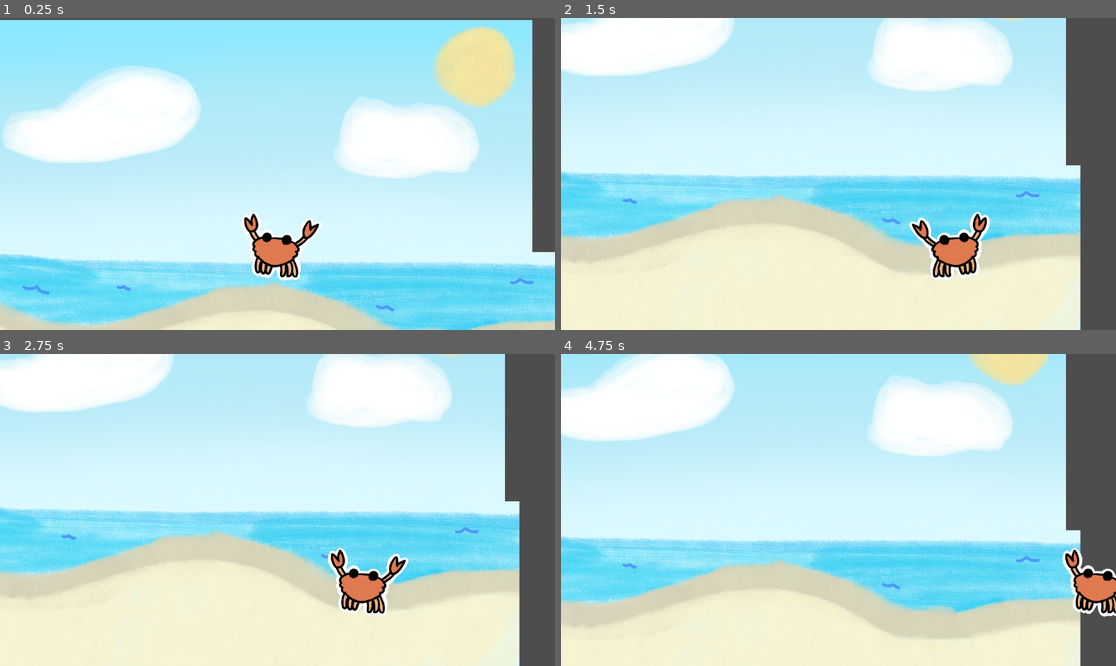
Above: before the commit, frames 1-4 (two rows, left to right).
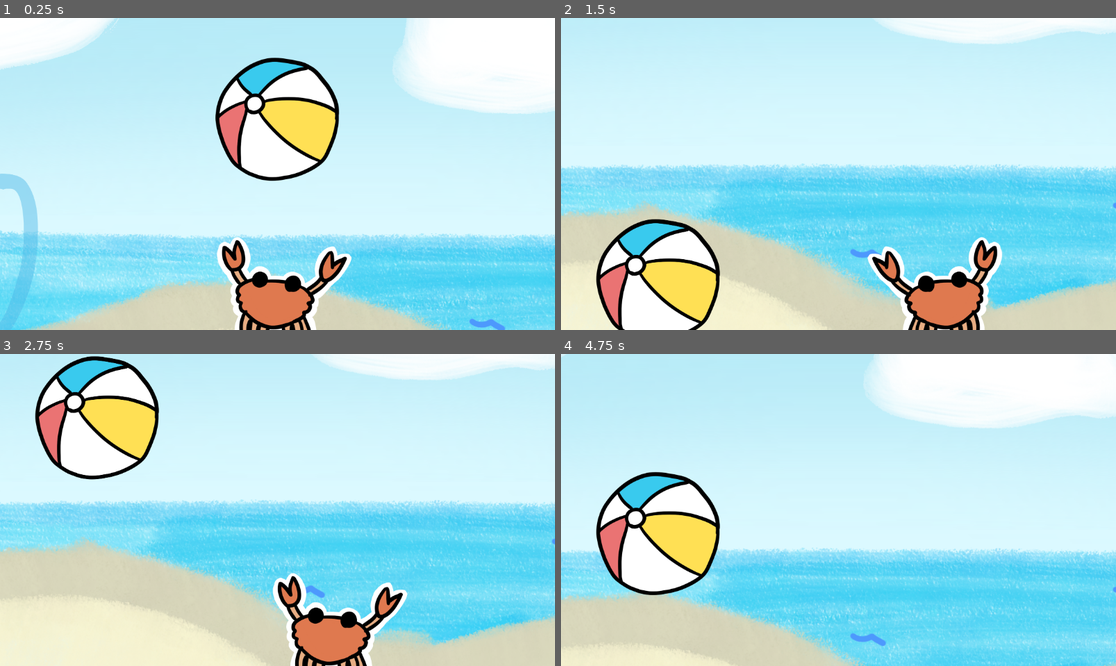
Above: after the commit, the same moments.

Repository: mirrored-chameleon/crabby-uppy
Game: Godot game, scene res://Scenes/game.tscn
Same seed, same stepped clock (60 frames per second), same inputs: the game is played once before the commit and once after it.
Inputs (mouse positions are in pixels of both pictures, inside the frame that each line leads up to):
- Up to frame 1 (0.25 s): no input
- Up to frame 2 (1.5 s): tap Enter at 0.5 s; move the mouse to (960, 158) at 0.52 s; hold Right (ui_right) from 0.53 s (still down); tap Alt at 0.6 s; click (960, 158) at 0.67 s; tap Up (ui_up) at 0.77 s; move the mouse to (727, 189) at 1.27 s; tap Shift at 1.35 s
- Up to frame 3 (2.75 s): tap Up (ui_up) at 1.52 s; move the mouse to (333, 441) at 2.02 s; release Right (ui_right) at 2.03 s; hold Left (ui_left) from 2.03 s (still down); tap Alt at 2.1 s
- Up to frame 4 (4.75 s): move the mouse to (810, 572) at 2.77 s; release Left (ui_left) at 2.78 s; hold Right (ui_right) 2.78-4.28 s; tap Shift at 2.85, 4.35 s; click (810, 572) at 2.92 s; tap Up (ui_up) at 3.02, 3.77, 4.52 s; move the mouse to (1005, 556) at 3.52 s; tap Alt at 3.6 s; move the mouse to (672, 463) at 4.27 s; hold Left (ui_left) from 4.28 s (still down)

The runs differ from the first frame. In frame 1, 62% of the frame differs, in the area x 0-100%, y 0-100%; in frame 2, 54%; in frame 3, 52%; in frame 4, 55%.

Commit message:
Add ball gameplay, scoring, and audio
Introduce a bouncing ball with impact sounds, track score and high score through a global singleton, and add a score display. Update the crab collision area and game scene with revised arena physics, visuals, and beach ambience.

Diff:
--- /dev/null
+++ b/Global.gd
@@ -0,0 +1,4 @@
+extends Node
+
+var score: int
+var highScore: int
--- /dev/null
+++ b/Scenes/ball.gd
@@ -0,0 +1,12 @@
+extends RigidBody2D
+
+@onready var audio_stream_player_2d: AudioStreamPlayer2D = $AudioStreamPlayer2D
+
+
+func _process(delta: float) -> void:
+	for body in get_colliding_bodies():
+		if body is CharacterBody2D:
+			physics_material_override.bounce = 0.0
+			linear_velocity += Vector2(randf_range(-150.0, 150.0), randf_range(-150.0, 150.0))
+			print("HIT")
+			audio_stream_player_2d.play()
--- /dev/null
+++ b/Scenes/ball.tscn
@@ -0,0 +1,32 @@
+[gd_scene format=3 uid="uid://gcj6osajtexa"]
+
+[ext_resource type="Texture2D" uid="uid://dbmddl122rui" path="res://Ball.PNG" id="1_d60mj"]
+[ext_resource type="Script" uid="uid://cxxi8somh20kt" path="res://Scenes/ball.gd" id="1_ij5cq"]
+[ext_resource type="AudioStream" uid="uid://bhb37kvd08kca" path="res://mori_sound-fx-impact-ball-526576.mp3" id="3_376qj"]
+
+[sub_resource type="PhysicsMaterial" id="PhysicsMaterial_d60mj"]
+friction = 0.0
+rough = true
+bounce = 1.0
+
+[sub_resource type="CircleShape2D" id="CircleShape2D_ij5cq"]
+radius = 259.11002
+
+[node name="Ball" type="RigidBody2D" unique_id=1360905847]
+collision_layer = 2
+mass = 1000.0
+physics_material_override = SubResource("PhysicsMaterial_d60mj")
+contact_monitor = true
+max_contacts_reported = 1
+script = ExtResource("1_ij5cq")
+
+[node name="Sprite2D" type="Sprite2D" parent="." unique_id=608729613]
+texture = ExtResource("1_d60mj")
+
+[node name="CollisionShape2D" type="CollisionShape2D" parent="." unique_id=403716425]
+rotation = 2.0943952
+shape = SubResource("CircleShape2D_ij5cq")
+
+[node name="AudioStreamPlayer2D" type="AudioStreamPlayer2D" parent="." unique_id=741799595]
+stream = ExtResource("3_376qj")
+volume_db = 24.0
--- a/Scenes/crab_boy.tscn
+++ b/Scenes/crab_boy.tscn
@@ -3,8 +3,12 @@
 [ext_resource type="Script" uid="uid://c1ybmlgxm040m" path="res://crab_boy.gd" id="1_wu52j"]
 [ext_resource type="Texture2D" uid="uid://7r1m64aptnkt" path="res://Crab.PNG" id="2_aljwa"]
 
-[sub_resource type="CircleShape2D" id="CircleShape2D_jlw6k"]
-radius = 161.37224
+[sub_resource type="CapsuleShape2D" id="CapsuleShape2D_wu52j"]
+radius = 153.0
+height = 378.0
+
+[sub_resource type="RectangleShape2D" id="RectangleShape2D_wu52j"]
+size = Vector2(277.25, 196)
 
 [node name="Crab boy" type="CharacterBody2D" unique_id=36584897]
 script = ExtResource("1_wu52j")
@@ -14,5 +18,15 @@
 texture = ExtResource("2_aljwa")
 
 [node name="CollisionShape2D" type="CollisionShape2D" parent="." unique_id=1322108760]
-position = Vector2(-6, 72)
-shape = SubResource("CircleShape2D_jlw6k")
+position = Vector2(1, 40)
+shape = SubResource("CapsuleShape2D_wu52j")
+
+[node name="Score Checker" type="Area2D" parent="." unique_id=2071121719]
+collision_layer = 0
+collision_mask = 2
+
+[node name="CollisionShape2D" type="CollisionShape2D" parent="Score Checker" unique_id=1560038885]
+position = Vector2(4, -99)
+shape = SubResource("RectangleShape2D_wu52j")
+
+[connection signal="body_entered" from="Score Checker" to="." method="_on_score_checker_body_entered"]
--- a/Scenes/game.tscn
+++ b/Scenes/game.tscn
@@ -1,47 +1,104 @@
 [gd_scene format=3 uid="uid://dwuw2chhk2d5a"]
 
 [ext_resource type="Texture2D" uid="uid://dpcojyin5fn5c" path="res://Background.PNG" id="1_ebmjs"]
+[ext_resource type="FontFile" uid="uid://b2k7ksl5eda28" path="res://SueEllenFrancisco-Regular.ttf" id="1_wowpa"]
+[ext_resource type="PackedScene" uid="uid://gcj6osajtexa" path="res://Scenes/ball.tscn" id="1_wrm1d"]
 [ext_resource type="PackedScene" uid="uid://cedx8smigyx08" path="res://Scenes/crab_boy.tscn" id="2_qxrlw"]
+[ext_resource type="Script" uid="uid://b0tq8udmi067c" path="res://Scenes/label.gd" id="4_3dryh"]
+[ext_resource type="AudioStream" uid="uid://bihcyts57wv0d" path="res://soundreality-baltic-sea-beach-waves-distant-611955.mp3" id="6_i6g32"]
 
-[sub_resource type="RectangleShape2D" id="RectangleShape2D_wrm1d"]
-size = Vector2(5029, 732)
+[sub_resource type="WorldBoundaryShape2D" id="WorldBoundaryShape2D_wrm1d"]
+
+[sub_resource type="WorldBoundaryShape2D" id="WorldBoundaryShape2D_wowpa"]
+normal = Vector2(-100, 0)
+
+[sub_resource type="WorldBoundaryShape2D" id="WorldBoundaryShape2D_3dryh"]
+normal = Vector2(100, 0)
 
 [node name="Game" type="Node2D" unique_id=2058913370]
 
+[node name="Label" type="Label" parent="." unique_id=1774746706]
+z_index = -1
+offset_left = -1362.0
+offset_top = -414.0
+offset_right = 1303.0
+offset_bottom = 1537.0
+theme_override_colors/font_color = Color(0.31285068, 0.72302926, 0.9029743, 0.47058824)
+theme_override_fonts/font = ExtResource("1_wowpa")
+theme_override_font_sizes/font_size = 1000
+text = "Score"
+script = ExtResource("4_3dryh")
+metadata/_edit_use_anchors_ = true
+
 [node name="Parallax2D" type="Parallax2D" parent="." unique_id=666201739]
+z_index = -2
 scroll_scale = Vector2(0.5, 1)
-scroll_offset = Vector2(23, -525)
+scroll_offset = Vector2(0, -525)
 
 [node name="Background" type="Sprite2D" parent="Parallax2D" unique_id=1274658141]
-scale = Vector2(1.7, 1.7)
+position = Vector2(0, 179)
+scale = Vector2(2, 2)
 texture = ExtResource("1_ebmjs")
 region_enabled = true
 region_rect = Rect2(0, 0, 2388, 946.5093)
 
 [node name="Ground Sprite" type="Sprite2D" parent="." unique_id=2100150359]
-position = Vector2(23, 874.5089)
-scale = Vector2(1.7, 1.7)
+z_index = -2
+position = Vector2(23, 1121.509)
+scale = Vector2(2, 2)
 texture = ExtResource("1_ebmjs")
 region_enabled = true
 region_rect = Rect2(0, 969.6715, 2388, 700.55774)
 
+[node name="Ball" parent="." unique_id=1360905847 instance=ExtResource("1_wrm1d")]
+position = Vector2(1, 0)
+
 [node name="Crab boy" parent="." unique_id=36584897 instance=ExtResource("2_qxrlw")]
+z_index = 1
+position = Vector2(0, 511)
 speed = 1200.0
 jump_velocity = -2000.0
 
 [node name="Camera2D" type="Camera2D" parent="Crab boy" unique_id=1902333087]
 position = Vector2(0, -500)
 scale = Vector2(0.2, 0.2)
-zoom = Vector2(0.3, 0.3)
-limit_left = -2350
+zoom = Vector2(0.5, 0.5)
+limit_left = -2200
 limit_top = -1450
-limit_right = 2300
+limit_right = 1900
 limit_bottom = 1649
 limit_smoothed = true
 
 [node name="Ground" type="StaticBody2D" parent="." unique_id=998180693]
 position = Vector2(1933, 1675)
+collision_layer = 5
 
 [node name="CollisionShape2D" type="CollisionShape2D" parent="Ground" unique_id=1006715288]
-position = Vector2(-1773, -236)
-shape = SubResource("RectangleShape2D_wrm1d")
+position = Vector2(-2004, -407)
+scale = Vector2(10, 10)
+shape = SubResource("WorldBoundaryShape2D_wrm1d")
+
+[node name="Wall 2" type="StaticBody2D" parent="." unique_id=650441560]
+position = Vector2(1933, 1675)
+
+[node name="CollisionShape2D" type="CollisionShape2D" parent="Wall 2" unique_id=2091735129]
+position = Vector2(0, -1500)
+scale = Vector2(10, 10)
+shape = SubResource("WorldBoundaryShape2D_wowpa")
+disabled = true
+
+[node name="Wall 1" type="StaticBody2D" parent="." unique_id=264364756]
+
+[node name="CollisionShape2D" type="CollisionShape2D" parent="Wall 1" unique_id=1395018536]
+position = Vector2(-2000, 0)
+scale = Vector2(10, 10)
+shape = SubResource("WorldBoundaryShape2D_3dryh")
+disabled = true
+
+[node name="Music" type="AudioStreamPlayer2D" parent="." unique_id=904305960]
+autoplay = true
+
+[node name="Ambience" type="AudioStreamPlayer2D" parent="." unique_id=1017139104]
+stream = ExtResource("6_i6g32")
+volume_db = 1.0
+autoplay = true
--- /dev/null
+++ b/Scenes/label.gd
@@ -0,0 +1,7 @@
+extends Label
+
+# Called every frame. 'delta' is the elapsed time since the previous frame.
+func _process(delta: float) -> void:
+	text = str(Global.score)
+	if Global.score > Global.highScore:
+		Global.highScore = Global.score
--- a/crab_boy.gd
+++ b/crab_boy.gd
@@ -7,7 +7,6 @@
 @export var jump_velocity: float = -1500.0
 @export var acceleration: float = 0.5
 
-# Internal Movement State Variables
 var jump_count: int = 0
 const max_jumps: int = 1
 
@@ -21,8 +20,6 @@
 	if is_on_floor():
 		jump_count = 0
 
-	# --- VERTICAL MOVEMENT (Gravity & Jump) ---
-	# Apply Gravity
 	velocity.y += get_grav(velocity.y) * delta
 
 	# Variable Jump Height (Release early to cut jump short)
@@ -34,7 +31,6 @@
 		velocity.y = jump_velocity
 		jump_count += 1
 
-	# --- HORIZONTAL MOVEMENT ---
 	if Input.is_action_pressed("ui_right"):
 		velocity.x = lerp(velocity.x, speed, acceleration)
 		sprite.flip_h = true
@@ -46,5 +42,10 @@
 	else:
 		velocity.x = lerp(velocity.x, 0.0, 0.01)
 
-	# Execute Physics Movement
 	move_and_slide()
+
+
+
+func _on_score_checker_body_entered(body: Node2D) -> void:
+	Global.score += 1
+	print(Global.score)
--- a/project.godot
+++ b/project.godot
@@ -15,6 +15,10 @@
 config/features=PackedStringArray("4.6", "Forward Plus")
 config/icon="res://icon.svg"
 
+[autoload]
+
+Global="*uid://be3n1d0yejp46"
+
 [editor_plugins]
 
 enabled=PackedStringArray("res://addons/godot_super-wakatime/plugin.cfg")
Not shown, added: Global.gd.uid
Not shown, added: Scenes/ball.gd.uid
Not shown, added: Scenes/label.gd.uid
Binary file added: SueEllenFrancisco-Regular.ttf
Not shown, added: SueEllenFrancisco-Regular.ttf.import
Not shown, added: mori_sound-fx-impact-ball-526576.mp3.import
Not shown, added: soundreality-baltic-sea-beach-waves-distant-611955.mp3.import
Not shown, added: Scenes/game.tscn16758024640.tmp
Not shown, added: mori_sound-fx-impact-ball-526576.mp3
Not shown, added: soundreality-baltic-sea-beach-waves-distant-611955.mp3
